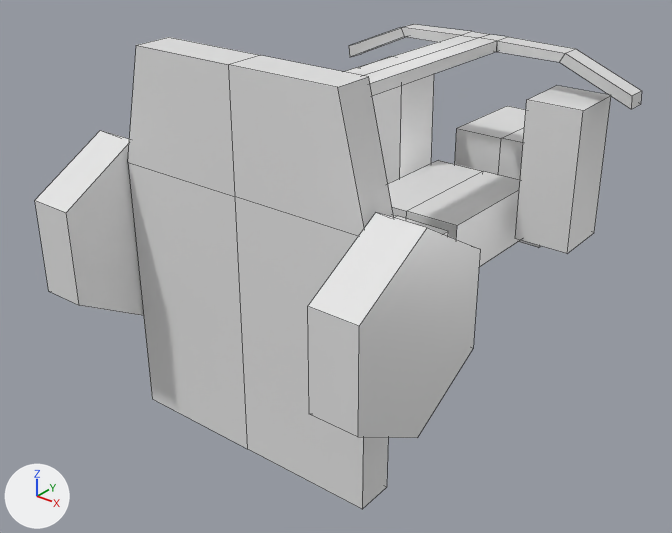
The OBJ model Game/data/SegModel.obj as it was, and as the next commit left it.
Both versions are drawn from a 50 mm lens placed at (3.81, -2.34, 2.95), pointed at (0.81, 1.41, 0.63). The axes (+X, +Y, +Z) are drawn at lower left. The lights are the same throughout. Mesh edges are drawn as thin lines. Where no turn or scale is listed for an object, it has been applied to the vertices.

Names of what the first picture shows: 'Base_Cube', 'Grip_立方体', 'Hoile6_円柱.001', 'Steave_立方体.001'.
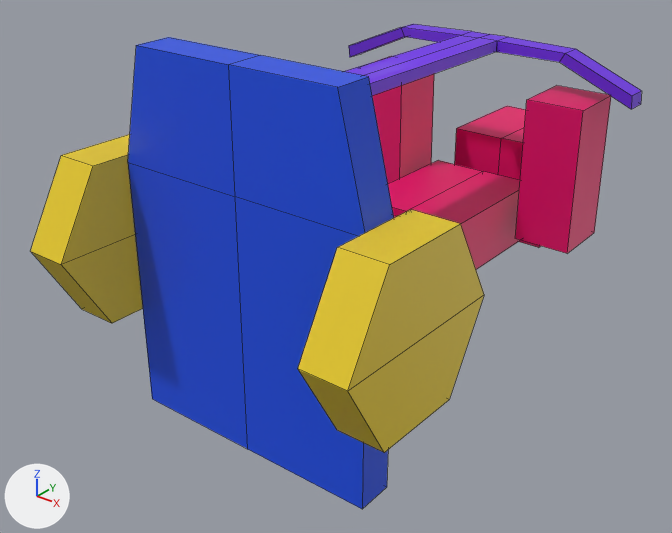
The newer file is also rescaled (x6.0), turned or shifted as a whole; pictures and numbers use the older file's frame.

Boxes [x1, y1, x2, y2] around the edits, measured in the pictures (672 x 533 px):
'Base_Cube', recoloured (white to blue)
    both: [128, 37, 394, 509]
'Hoile6_円柱.001', reshaped
    before: [35, 130, 480, 438]
    after: [31, 134, 484, 453]
'Steave_立方体.001', recoloured
    both: [372, 56, 611, 269]
'Grip_立方体', recoloured (white to purple)
    both: [344, 24, 642, 109]
part 1 of me_hoile6_円柱_001, added (yellow)
    after: [31, 134, 143, 323]
part 2 of me_hoile6_円柱_001, added (yellow)
    after: [298, 209, 484, 453]
part 3 of me_hoile6_円柱_001, deleted
    before: [35, 130, 143, 315]
part 4 of me_hoile6_円柱_001, deleted
    before: [308, 212, 480, 438]

The change in detail:
Material 'Main.001' (mat_main_001) is new.
Its base color is (0.8, 0.0, 0.14) (pink #e70069).
Its roughness is 0.526.
Material 'Main' (mat_main) is new.
Its base color is (0.8, 0.588, 0.0126) (yellow #e7ca1d).
Its roughness is 0.526.
Material 'Main.003' (mat_main_003) is new.
Its base color is (0.164, 0.0287, 0.8) (purple #712fe7).
Its roughness is 0.526.
Material 'Main.002' (mat_main_002) is new.
Its base color is (0.00919, 0.0761, 0.8) (blue #184ee7).
Its roughness is 0.431.
me_base_cube has 18 vertices, 16 faces and spans x 0.26..1.74, y 0.45..0.65, z 0.0..2.0.
me_base_cube no longer uses material mat_material (white #e7e7e7).
me_base_cube now uses material mat_main_002 (blue #184ee7).
me_grip_立方体 has 34 vertices, 34 faces and spans x 0.03..1.97, y 0.64..2.67, z 1.51..1.77.
me_grip_立方体 no longer uses material mat_none (white #e7e7e7).
me_grip_立方体 now uses material mat_main_003 (purple #712fe7).
me_hoile6_円柱_001 has 24 vertices, 16 faces and spans x 0.0..2.0, y 0.07..0.93, z 0.5..1.5.
me_hoile6_円柱_001 is used by ob_hoile6_円柱_001; location (0.0, 0.0, 0.0).
me_hoile6_円柱_001 no longer uses material mat_none (white #e7e7e7).
me_hoile6_円柱_001 part 1: a new loose piece, a 6-sided cylinder along x spanning x 0.0..0.25, y 0.0..1.0, z 0.57..1.43, in mat_main (yellow #e7ca1d).
me_hoile6_円柱_001 part 2: a new loose piece, a 6-sided cylinder along x spanning x 1.75..2.0, y 0.0..1.0, z 0.57..1.43, in mat_main (yellow #e7ca1d).
me_hoile6_円柱_001 part 3: the loose piece of 12 vertices spanning x 0.0..0.25, y 0.07..0.93, z 0.5..1.5 is deleted.
me_hoile6_円柱_001 part 4: the loose piece of 12 vertices spanning x 1.75..2.0, y 0.07..0.93, z 0.5..1.5 is deleted.
me_hoile6_円柱_001 now uses material mat_main (yellow #e7ca1d).
me_steave_立方体_001 has 52 vertices, 42 faces and spans x 0.23..1.77, y 0.68..3.59, z 0.36..1.51.
me_steave_立方体_001 no longer uses material mat_none (white #e7e7e7).
me_steave_立方体_001 now uses material mat_main_001 (pink #e70069).
